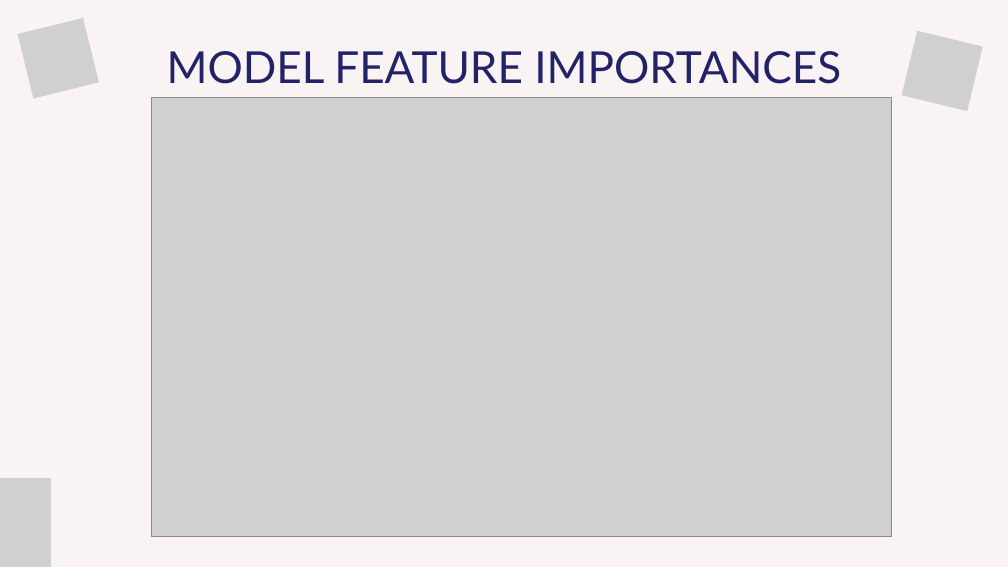
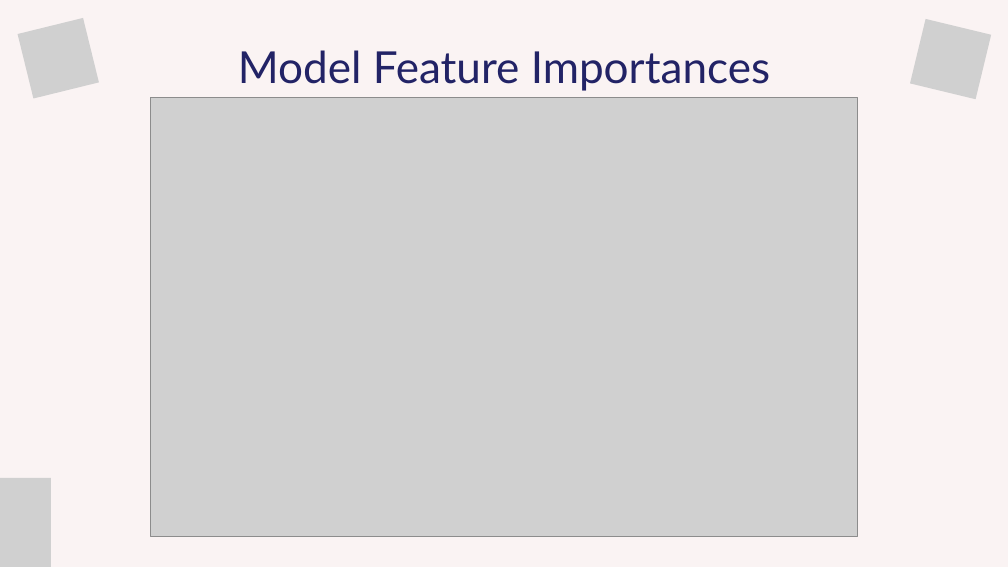
Before and after one commit to bernardtse/diabetes-prediction, a slide deck: slide 9 of presentation/presentation.pptx (slide 4 before the commit). Drawn at 1008x567 pixels with LibreOffice and Linux fonts; fonts in the diff are those of the drawing; grey boxes stand for pictures. Boxes give left, top, right and bottom in pixels: in the first picture for what was removed or moved away, otherwise in the second. Text is boxed around its words. In the diff, an @@ line names an element or a change of style, - is before the commit and + after.

```diff
--- a/presentation/presentation.pptx
+++ b/presentation/presentation.pptx
@@ picture: place and size @@
-picture at box(902, 31, 983, 111)
+picture at box(910, 19, 991, 99)
@@ text at box(238, 50, 770, 91): text changed @@
-MODEL FEATURE IMPORTANCES
+Model Feature Importances
@@ picture: place and size @@
-picture at box(151, 97, 892, 536)
+picture at box(151, 97, 857, 536)
```
Also in this commit, not shown: 7 other slides changed, 3 slides added, 3 other files.
